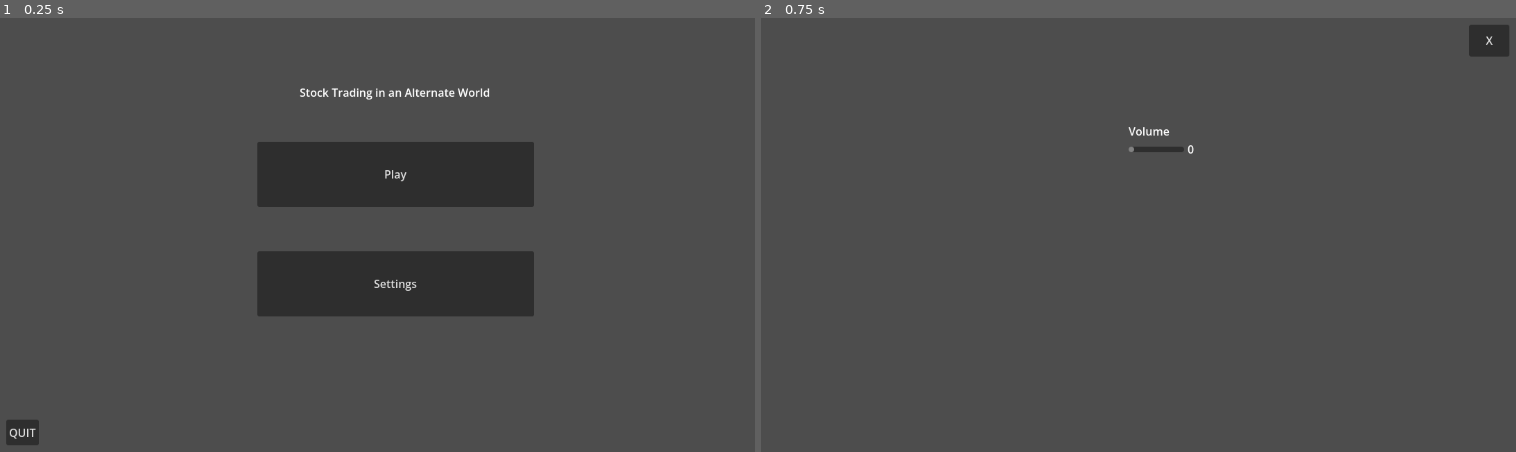
Above: before the commit, frames 1-2 (left to right).
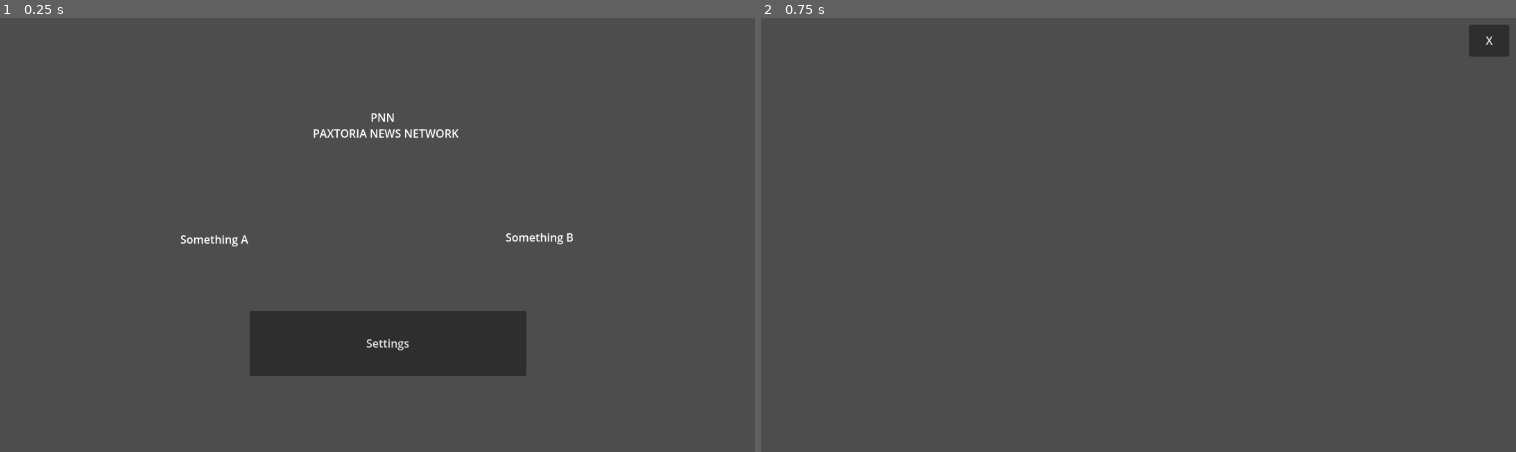
Above: after the commit, the same moments.

Repository: H0pelessCoder/S_T_A_W
Game: Godot game, scene res://control.tscn
Two runs of this game, one before a commit and one after it. Both use one fixed random seed, a clock stepped at 60 frames per second and the inputs below.
Inputs:
- Up to frame 1 (0.25 s): no input
- Up to frame 2 (0.75 s): click "Settings" at 0.5 s

The runs differ from the first frame. In frame 1, 16% of the frame differs, in the area x 0-76%, y 16-99%; in frame 2, 0.2%.

Commit message:
Began on news screen

Diff:
--- a/staw/control.tscn
+++ b/staw/control.tscn
@@ -25,6 +25,7 @@
 position = Vector2(-2, -4)
 
 [node name="MainMenu" type="Control" parent="." unique_id=962578855]
+visible = false
 layout_mode = 1
 anchors_preset = 0
 offset_left = -581.0
@@ -88,6 +89,7 @@
 metadata/LastOpen = ""
 
 [node name="VolumeBar" type="Control" parent="Settings" unique_id=1323716124]
+visible = false
 anchors_preset = 0
 offset_right = 40.0
 offset_bottom = 40.0
@@ -130,7 +132,49 @@
 text = "X"
 script = ExtResource("4_ee4bf")
 
+[node name="NewsMenu" type="Control" parent="." unique_id=2121891766]
+anchors_preset = 0
+offset_left = -581.0
+offset_top = -322.0
+offset_right = 583.0
+offset_bottom = 319.0
+
+[node name="NewsHeader" type="RichTextLabel" parent="NewsMenu" unique_id=367163225]
+layout_mode = 0
+offset_left = 467.0
+offset_top = 143.0
+offset_right = 686.0
+offset_bottom = 240.0
+text = "					PNN
+PAXTORIA NEWS NETWORK"
+
+[node name="MinorEventTextA" type="RichTextLabel" parent="NewsMenu" unique_id=1921124857]
+layout_mode = 0
+offset_left = 276.0
+offset_top = 319.0
+offset_right = 495.0
+offset_bottom = 416.0
+text = "Something A"
+
+[node name="MinorEventTextB" type="RichTextLabel" parent="NewsMenu" unique_id=1231000588]
+layout_mode = 0
+offset_left = 745.0
+offset_top = 316.0
+offset_right = 964.0
+offset_bottom = 413.0
+text = "Something B"
+
+[node name="SettingsOpener" type="Button" parent="NewsMenu" unique_id=1692128919]
+layout_mode = 0
+offset_left = 376.0
+offset_top = 434.0
+offset_right = 775.0
+offset_bottom = 528.0
+text = "Settings"
+script = ExtResource("2_62e2m")
+
 [connection signal="pressed" from="MainMenu/Button" to="." method="_on_button_pressed"]
 [connection signal="pressed" from="MainMenu/SettingsOpener" to="MainMenu/SettingsOpener" method="_on_pressed"]
 [connection signal="value_changed" from="Settings/VolumeBar/VolumeSlider" to="Settings/VolumeBar" method="_on_h_scroll_bar_value_changed"]
 [connection signal="pressed" from="Settings/ExitSettings" to="Settings/ExitSettings" method="_on_pressed"]
+[connection signal="pressed" from="NewsMenu/SettingsOpener" to="NewsMenu/SettingsOpener" method="_on_pressed"]
--- a/staw/settings_opener.gd
+++ b/staw/settings_opener.gd
@@ -6,4 +6,4 @@
 func _on_pressed():
 	self.get_parent().visible = false
 	Settings.visible = true
-	Settings.set_meta("LastOpen", "./MainMenu")
+	Settings.set_meta("LastOpen", "./" + get_parent().name)
